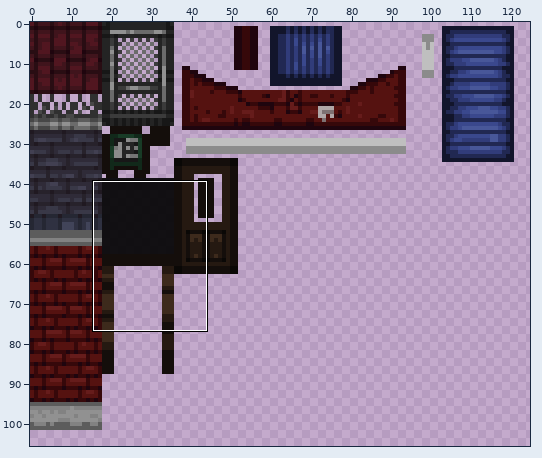
Two versions of one sprite sheet, dist/img/city.png. The first picture is a wide view before the edit; the outline marks the close-up.
Close-up. Old version:
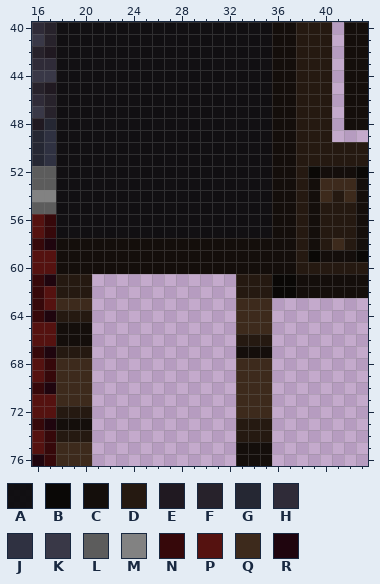
The file is 128x128 pixels. Colours within 5 levels of each other are drawn and written as one. Shown: x 16..43, y 40..76. The wide view leaves out empty margins.
Palette (. is transparent): A #000000e7  B #0a0806  C #140e0b  D #251911  E #201921  F #27222b  G #252733  H #2f2b38  J #2f3141  K #393847  L #5c5c5c  M #828282  N #36080a  P #551210  Q #3d2a1c  R #1f050e
Pixels before, first column x 16:
40 HFAAAAAAAAAAAAAAAAAACCDDD.CC
41 KFAAAAAAAAAAAAAAAAAACCDDD.CC
42 FEAAAAAAAAAAAAAAAAAACCDDD.CC
43 HHAAAAAAAAAAAAAAAAAACCDDD.CC
44 KKAAAAAAAAAAAAAAAAAACCDDD.CC
45 FEAAAAAAAAAAAAAAAAAACCDDD.CC
46 HFAAAAAAAAAAAAAAAAAACCDDD.CC
47 KFAAAAAAAAAAAAAAAAAACCDDD.CC
48 EGAAAAAAAAAAAAAAAAAACCDDD.CC
49 GJAAAAAAAAAAAAAAAAAACCDDD...
50 GJAAAAAAAAAAAAAAAAAACCDDDDDD
51 GJAAAAAAAAAAAAAAAAAACCDDDDDD
52 LLAAAAAAAAAAAAAAAAAACCDBCCCB
53 LLAAAAAAAAAAAAAAAAAACCDCQQQC
54 MMAAAAAAAAAAAAAAAAAACCDCQDQC
55 LLAAAAAAAAAAAAAAAAAACCDCDDDC
56 PNAAAAAAAAAAAAAAAAAACCDCDDDC
57 PNAAAAAAAAAAAAAAAAAACCDCDDDC
58 NRCCCCCCCCCCCCCCCCCCCCDCDQDC
59 PPCCCCCCCCCCCCCCCCCCCCDBCCCB
60 PPCCCCCCCCCCCCCCCCCCCCDDDDDD
61 NRDDD............DDDBBCCCCCC
62 NPDDD............DDDBBCCCCCC
63 NPQQQ............QQQ........
64 NRDDD............QQQ........
65 PPCCC............QQQ........
66 PPCCC............DDD........
67 NRDDD............CCC........
68 PNQQQ............QQQ........
69 PNQQQ............QQQ........
70 NRQQQ............QQQ........
71 PPQQQ............QQQ........
72 PPDDD............QQQ........
73 NRCCC............DDD........
74 PNDDD............DDD........
75 PNQQQ............CCC........
76 RNQQQ............CCC........
Once edited:
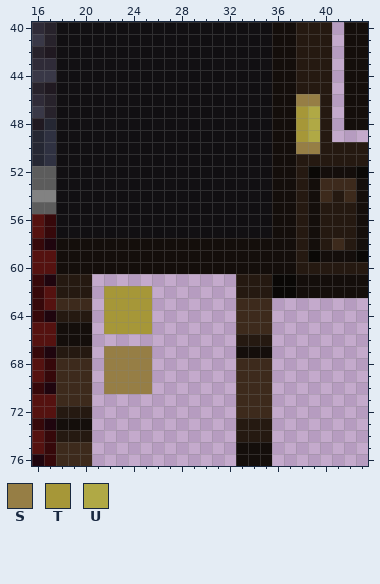
Colours new in this view: S #967e45  T #a69738  U #b0a945
Difference:
Changed rows in their new state; - is an unchanged pixel.
first column x 38:
46 SS
47 TU
48 TU
49 TU
50 SS
first column x 22:
62 TTTT
63 TTTT
64 TTTT
65 TTTT
67 SSSS
68 SSSS
69 SSSS
70 SSSS
